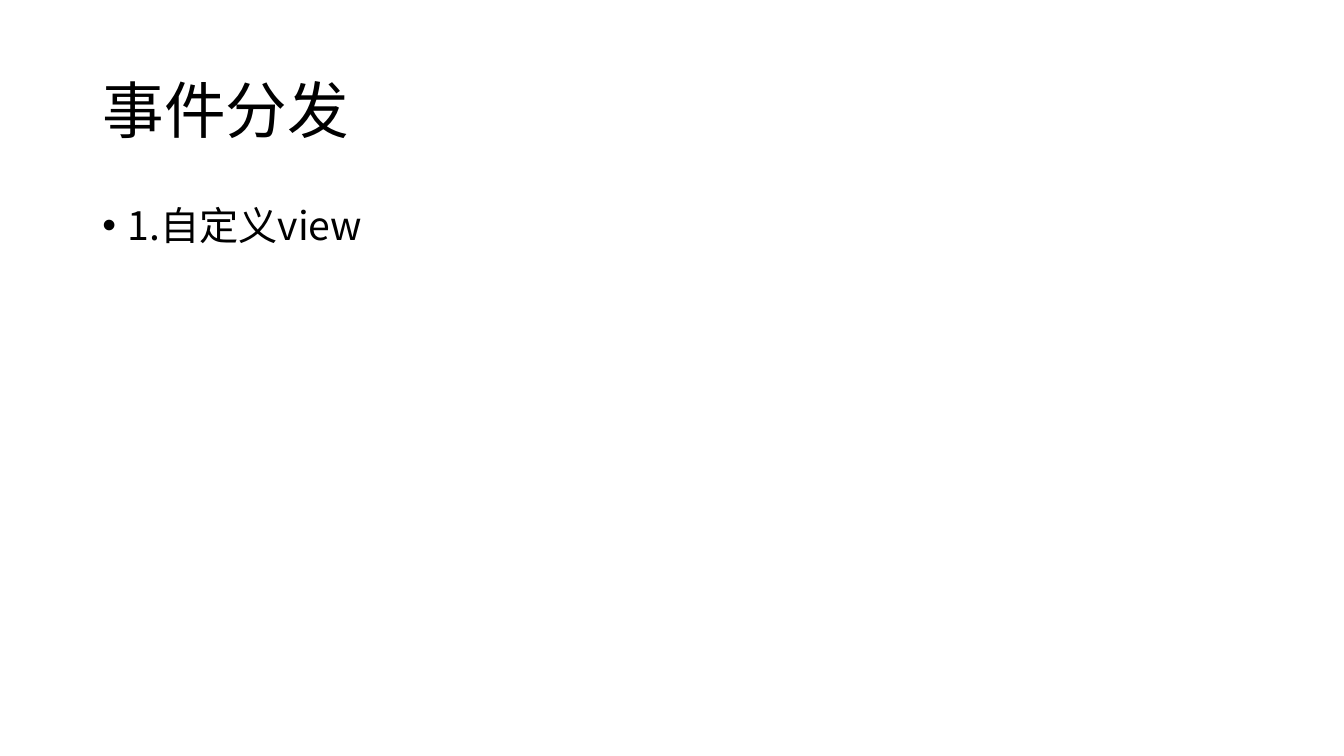
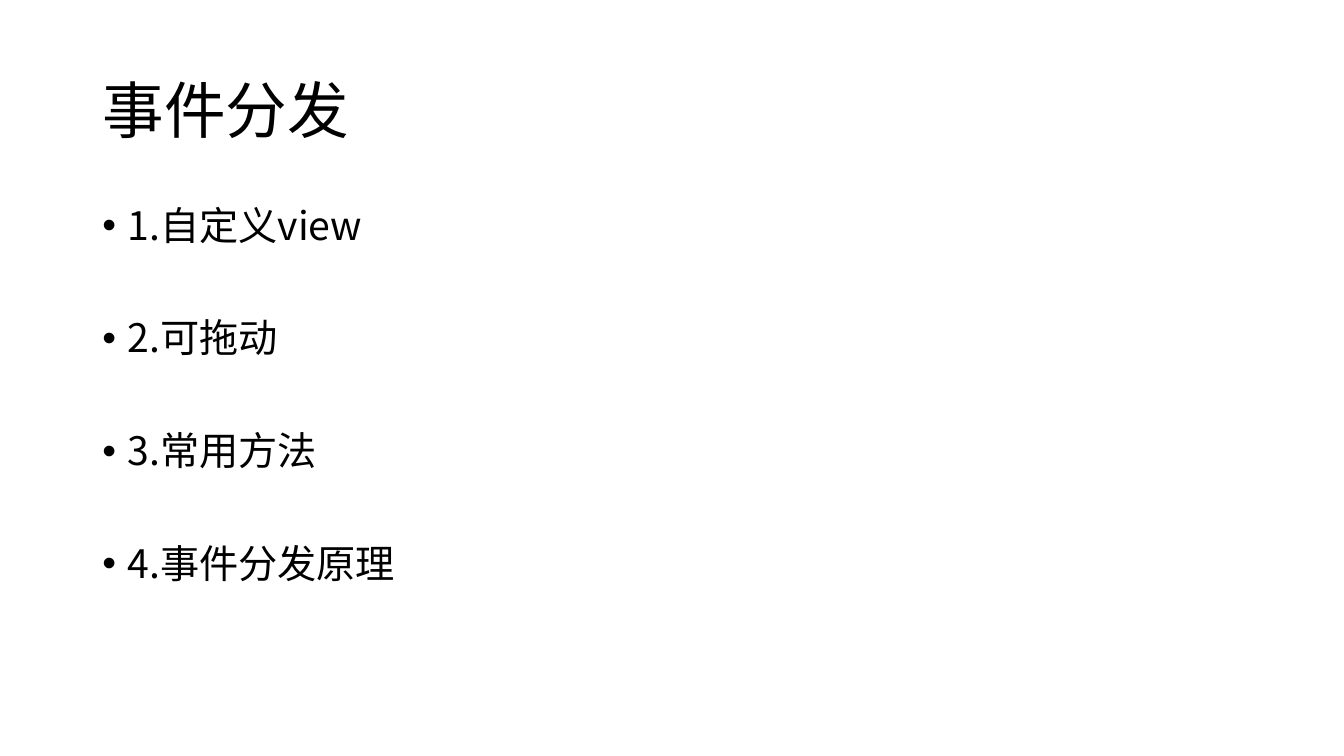
Before and after one commit to guanzhen-yun/firstapp, a slide deck: slide 36 of android开发教程.pptx. Drawn at 1344x756 pixels with LibreOffice and Linux fonts; fonts in the diff are those of the drawing. Boxes give left, top, right and bottom in pixels: in the first picture for what was removed or moved away, otherwise in the second. Text is boxed around its words. In the diff, an @@ line names an element or a change of style, - is before the commit and + after.

```diff
--- a/android开发教程.pptx
+++ b/android开发教程.pptx
@@ text at [128, 319, 396, 582]: paragraphs added @@
+• 2.可拖动
+• 3.常用方法
+• 4.事件分发原理
```
Also in this commit, not shown: 3 other slides changed, 8 other files.
